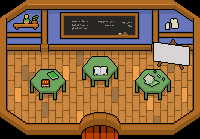
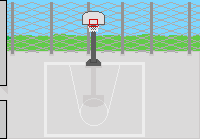
Layer changes from the first w=200, h=139 image to the second:
added layer "gimnasio" above "Clase de música copia" over <box>0,0,200,139</box>
added layer "Clase de música copia" above "Laboratorio" over <box>0,0,200,139</box>
added layer "Laboratorio" above "Clase" over <box>0,0,200,139</box>
renamed "Capa 1" to "Clase", hid it over <box>0,0,200,139</box>
